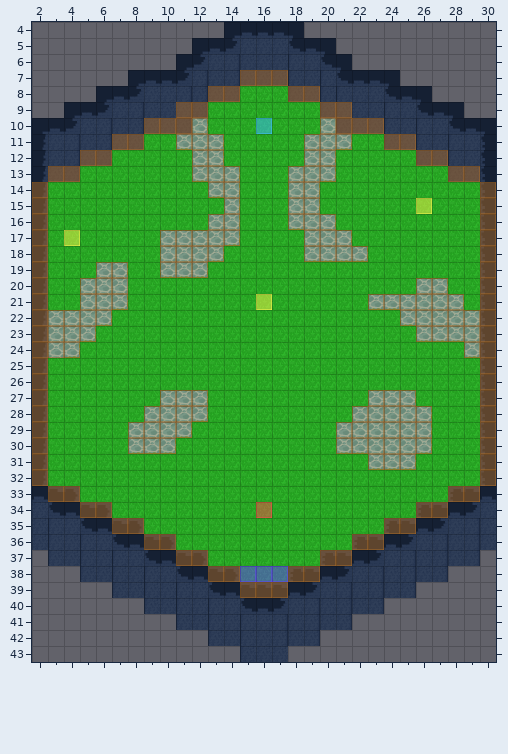
A Tiled map gets an edit: GameName/Output/Assets/Maps/level 1.tmx. The first picture shows the starting point.
Cells are 32x32 px. Shown: x 2..30, y 4..43.
The result:
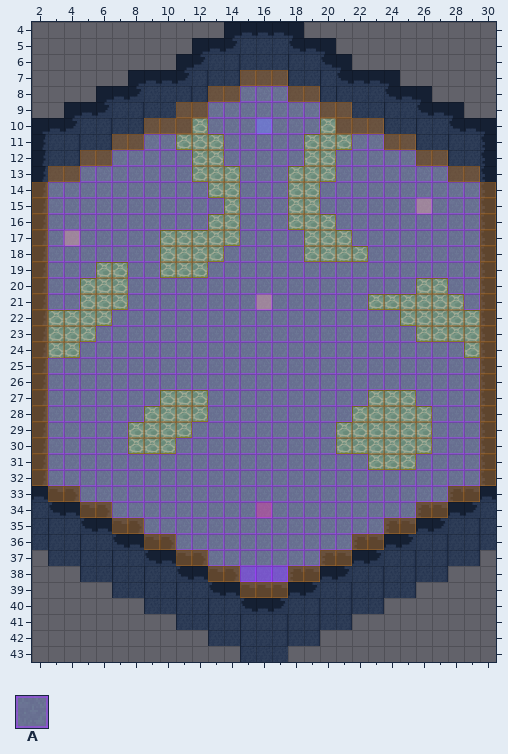
Key: from "temp": A 2.
_ is an empty cell.
Tiles of an added or newly shown layer are drawn over the layers below it.
See-through tiles are keyed as they look on the map.
The exact change:
Layer "navigation" (added):
y 8: x 15..17 ___ -> AAA
y 9..10: x 13..19 _______ -> AAAAAAA
y 11: x 9..10 __ -> AA; x 14..18 _____ -> AAAAA; x 22..23 __ -> AA
y 12: x 7..11 _____ -> AAAAA; x 14..18 _____ -> AAAAA; x 21..25 _____ -> AAAAA
y 13: x 5..11 _______ -> AAAAAAA; x 15..17 ___ -> AAA; x 21..27 _______ -> AAAAAAA
y 14: x 3..12 __________ -> AAAAAAAAAA; x 15..17 ___ -> AAA; x 20..29 __________ -> AAAAAAAAAA
y 15: x 3..13 ___________ -> AAAAAAAAAAA; x 15..17 ___ -> AAA; x 20..29 __________ -> AAAAAAAAAA
y 16: x 3..12 __________ -> AAAAAAAAAA; x 15..17 ___ -> AAA; x 21..29 _________ -> AAAAAAAAA
y 17: x 3..9 _______ -> AAAAAAA; x 15..18 ____ -> AAAA; x 22..29 ________ -> AAAAAAAA
y 18: x 3..9 _______ -> AAAAAAA; x 14..18 _____ -> AAAAA; x 23..29 _______ -> AAAAAAA
y 19: x 3..5 ___ -> AAA; x 8..9 __ -> AA; x 13..29 _________________ -> AAAAAAAAAAAAAAAAA
y 20: x 3..4 __ -> AA; x 8..25 __________________ -> AAAAAAAAAAAAAAAAAA; x 28..29 __ -> AA
y 21: x 3..4 __ -> AA; x 8..22 _______________ -> AAAAAAAAAAAAAAA; x 29 _ -> A
y 22: x 7..24 __________________ -> AAAAAAAAAAAAAAAAAA
y 23: x 6..25 ____________________ -> AAAAAAAAAAAAAAAAAAAA
y 24: x 5..28 ________________________ -> AAAAAAAAAAAAAAAAAAAAAAAA
y 25..26: x 3..29 ___________________________ -> AAAAAAAAAAAAAAAAAAAAAAAAAAA
y 27: x 3..9 _______ -> AAAAAAA; x 13..22 __________ -> AAAAAAAAAA; x 26..29 ____ -> AAAA
y 28: x 3..8 ______ -> AAAAAA; x 13..21 _________ -> AAAAAAAAA; x 27..29 ___ -> AAA
y 29: x 3..7 _____ -> AAAAA; x 12..20 _________ -> AAAAAAAAA; x 27..29 ___ -> AAA
y 30: x 3..7 _____ -> AAAAA; x 11..20 __________ -> AAAAAAAAAA; x 27..29 ___ -> AAA
y 31: x 3..22 ____________________ -> AAAAAAAAAAAAAAAAAAAA; x 26..29 ____ -> AAAA
y 32: x 3..29 ___________________________ -> AAAAAAAAAAAAAAAAAAAAAAAAAAA
y 33: x 5..27 _______________________ -> AAAAAAAAAAAAAAAAAAAAAAA
y 34: x 7..25 ___________________ -> AAAAAAAAAAAAAAAAAAA
y 35: x 9..23 _______________ -> AAAAAAAAAAAAAAA
y 36: x 11..21 ___________ -> AAAAAAAAAAA
y 37: x 13..19 _______ -> AAAAAAA
y 38: x 15..17 ___ -> AAA
Pixel boxes of the changes (left, top, right, bottom) in both pictures:
added: (48, 86, 480, 582)
